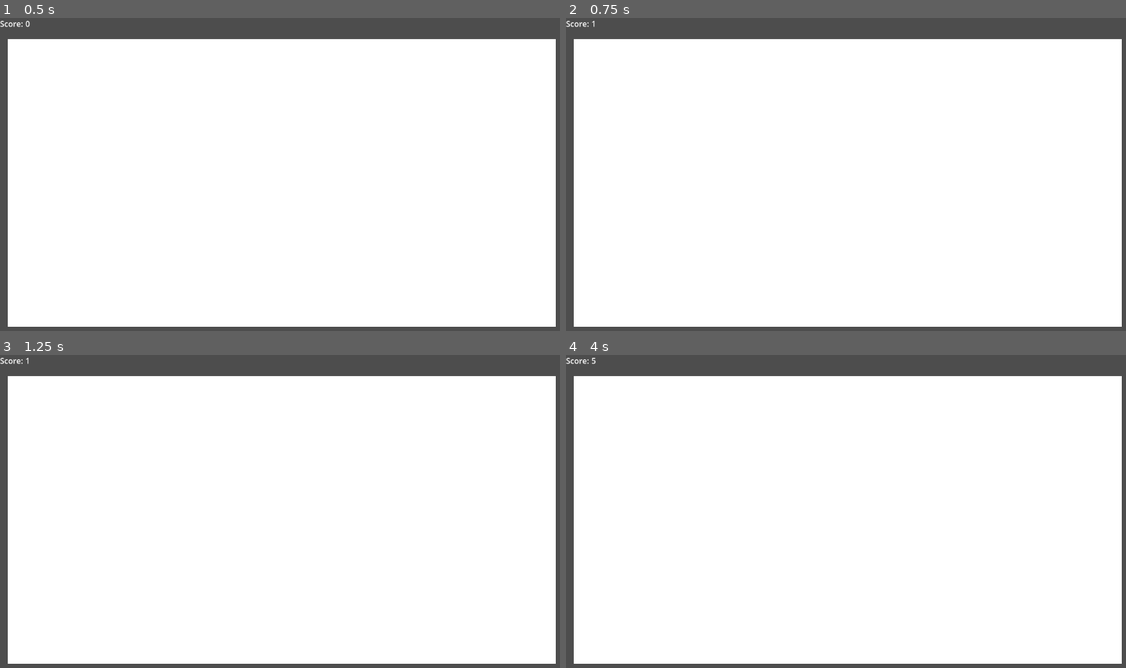
Above: before the commit, frames 1-4 (two rows, left to right).
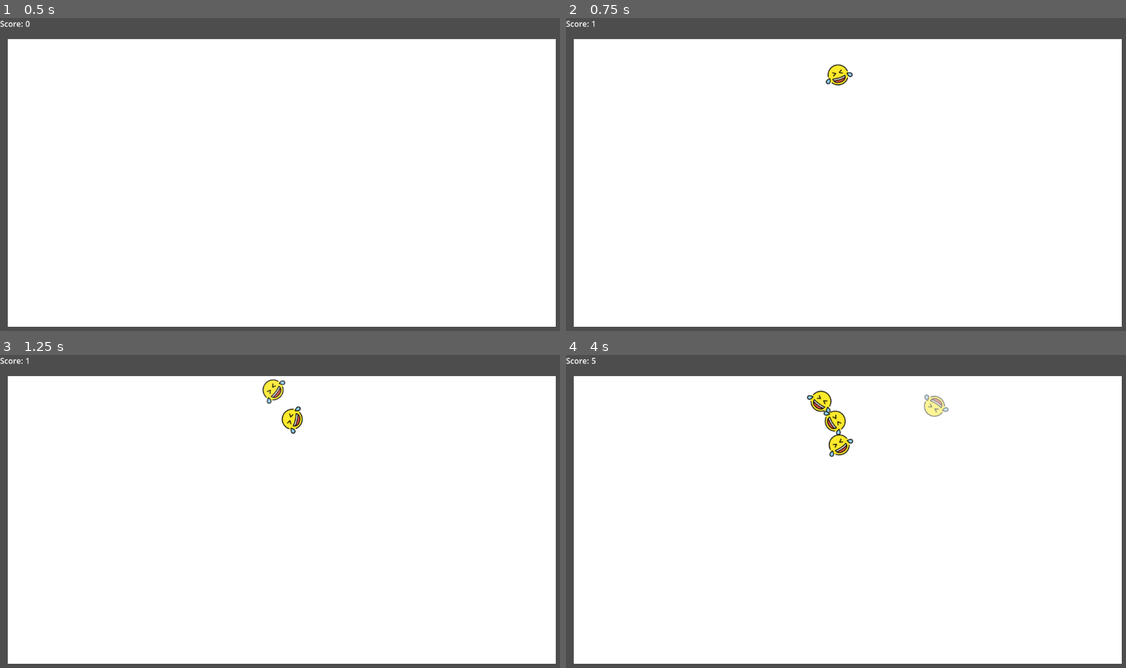
Above: after the commit, the same moments.

Repository: gilzoide/chatomon-clicker
Game: Godot game, scene res://Chatomon/chatomon_viewport.tscn
Same seed, same stepped clock (60 frames per second), same inputs: the game is played once before the commit and once after it. Before the commit the project has no main scene; this scene is started directly in both runs.
Inputs (mouse positions are in pixels of both pictures, inside the frame that each line leads up to):
- Up to frame 1 (0.5 s): no input
- Up to frame 2 (0.75 s): tap Enter at 0.5 s; move the mouse to (846, 183) at 0.52 s; click (846, 183) at 0.67 s
- Up to frame 3 (1.25 s): no input
- Up to frame 4 (4 s): move the mouse to (734, 530) at 1.27 s; click (734, 530) at 1.42 s; move the mouse to (902, 442) at 2.02 s; click (902, 442) at 2.17 s; move the mouse to (818, 577) at 2.77 s; click (818, 577) at 2.92 s; move the mouse to (1019, 561) at 3.52 s; click (1019, 561) at 3.67 s

Frame 1 is identical in both runs. In frame 2, 0.2% of the frame differs, in the area x 46-52%, y 14-22%; in frame 3, 0.5%; in frame 4, 0.9%, in the area x 42-69%, y 11-33%.

Commit message:
Add laugh emojis flying on click

Diff:
--- a/Chatomon/chatomon_viewport.tscn
+++ b/Chatomon/chatomon_viewport.tscn
@@ -1,8 +1,13 @@
-[gd_scene load_steps=4 format=3 uid="uid://ibscpn5fugds"]
+[gd_scene load_steps=6 format=3 uid="uid://ibscpn5fugds"]
 
 [ext_resource type="PackedScene" uid="uid://dlht4f032gs0m" path="res://Score/score_ui.tscn" id="1_2760m"]
 [ext_resource type="Script" path="res://Chatomon/click_viewport.gd" id="1_ex540"]
 [ext_resource type="Resource" uid="uid://clallafxvyok0" path="res://Score/player_score.tres" id="3_y6ifp"]
+[ext_resource type="Texture2D" uid="uid://cu2l65j57mk1" path="res://Chatomon/openmoji_rolling-on-the-floor-laughing.png" id="4_f61fw"]
+
+[sub_resource type="Gradient" id="Gradient_k2ofm"]
+offsets = PackedFloat32Array(0, 0.5, 1)
+colors = PackedColorArray(1, 1, 1, 1, 1, 1, 1, 0.996078, 1, 1, 1, 0)
 
 [node name="Chatomon-viewport" type="VBoxContainer"]
 anchors_preset = 15
@@ -33,4 +38,32 @@
 grow_vertical = 2
 mouse_filter = 2
 
+[node name="Smiles-anchor" type="Control" parent="Click/Clique-aqui"]
+layout_mode = 1
+anchor_left = 0.5
+anchor_top = 0.2
+anchor_right = 0.5
+anchor_bottom = 0.2
+offset_left = -20.0
+offset_top = -20.0
+offset_right = 20.0
+offset_bottom = 20.0
+grow_horizontal = 2
+grow_vertical = 2
+
+[node name="Smiles-particles" type="CPUParticles2D" parent="Click/Clique-aqui/Smiles-anchor"]
+emitting = false
+amount = 4
+one_shot = true
+randomness = 1.0
+texture = ExtResource("4_f61fw")
+direction = Vector2(0, -1)
+initial_velocity_min = 100.0
+initial_velocity_max = 500.0
+angular_velocity_max = 100.0
+angle_min = -90.0
+angle_max = 90.0
+color_ramp = SubResource("Gradient_k2ofm")
+
 [connection signal="gui_input" from="Click" to="Click" method="_on_gui_input"]
+[connection signal="on_click" from="Click" to="Click/Clique-aqui/Smiles-anchor/Smiles-particles" method="set_emitting" binds= [true]]
--- a/Chatomon/click_viewport.gd
+++ b/Chatomon/click_viewport.gd
@@ -1,5 +1,6 @@
 extends Control
 
+signal on_click()
 
 @export var score: ScoreResource
 
@@ -7,3 +8,4 @@
 func _on_gui_input(event):
 	if event is InputEventMouseButton and event.is_pressed():
 		score.add_points_from_click()
+		on_click.emit()
--- a/Score/player_score.tres
+++ b/Score/player_score.tres
@@ -1,7 +1,9 @@
-[gd_resource type="Resource" load_steps=2 format=3 uid="uid://clallafxvyok0"]
+[gd_resource type="Resource" script_class="ScoreResource" load_steps=2 format=3 uid="uid://clallafxvyok0"]
 
-[ext_resource type="Script" path="res://Score/score_resource.gd" id="1_8642v"]
+[ext_resource type="Script" path="res://Score/score_resource.gd" id="1_dw7u4"]
 
 [resource]
-script = ExtResource("1_8642v")
-points = 0
+script = ExtResource("1_dw7u4")
+points = 0.0
+points_per_click = 1.0
+clicks_per_second = 0.0
--- a/Score/score_resource.gd
+++ b/Score/score_resource.gd
@@ -1,9 +1,9 @@
 extends Resource
 class_name ScoreResource
 
-signal on_points_changed(value: int)
+signal on_points_changed(value: float)
 
-@export var points: int = 0
+@export var points: float = 0
 @export var points_per_click: float = 1
 @export var clicks_per_second: float = 0
 
@@ -12,14 +12,14 @@
 	add_points(points_per_click)
 
 
-func add_points(value: int):
+func add_points(value: float):
 	if value == 0:
 		return
 	points += value
 	on_points_changed.emit(points)
 
 
-func spend_points(value: int) -> bool:
+func spend_points(value: float) -> bool:
 	if value >= points:
 		points -= value
 		on_points_changed.emit(points)
--- a/Score/score_ui.gd
+++ b/Score/score_ui.gd
@@ -5,13 +5,14 @@
 @onready var value_label: Label = $Value
 
 
-func _enter_tree():
+func _ready():
 	score.on_points_changed.connect(_on_value_changed)
 
 
-func _exit_tree():
-	score.on_points_changed.disconnect(_on_value_changed)
+func _notification(what):
+	if what == NOTIFICATION_PREDELETE:
+		score.on_points_changed.disconnect(_on_value_changed)
 
 
-func _on_value_changed(value: int):
-	value_label.text = str(value)
+func _on_value_changed(value: float):
+	value_label.text = str(int(value))
--- a/project.godot
+++ b/project.godot
@@ -11,6 +11,7 @@
 [application]
 
 config/name="Chatomon-clicker"
+run/main_scene="res://Chatomon/chatomon_viewport.tscn"
 config/features=PackedStringArray("4.2", "GL Compatibility")
 config/icon="res://icon.svg"
 
Binary file added: Chatomon/openmoji_rolling-on-the-floor-laughing.png
Not shown, added: Chatomon/openmoji_rolling-on-the-floor-laughing.png.import
Not shown, added: README.md
